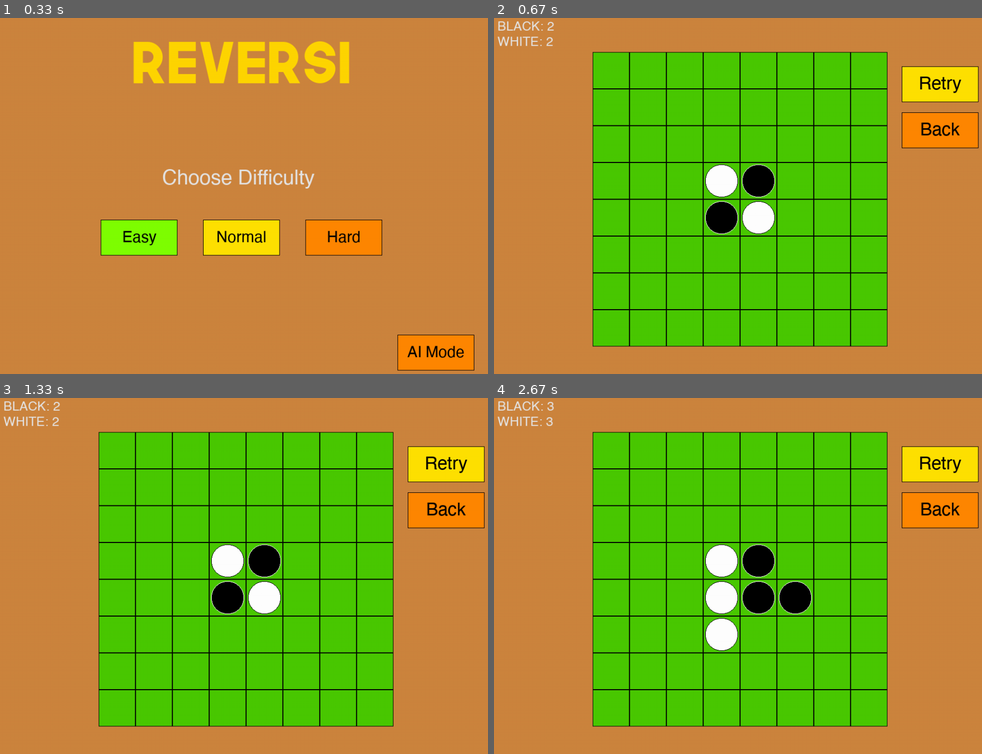
Above: before the commit, frames 1-4 (two rows, left to right).
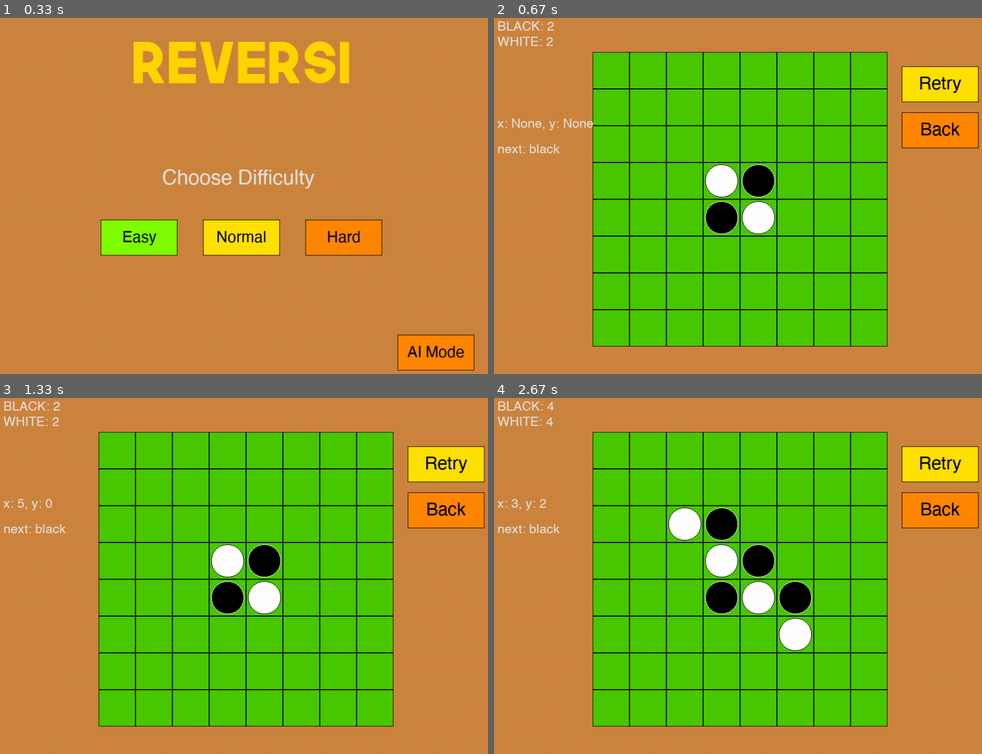
Above: after the commit, the same moments.

Repository: FermatPredictor/simple_ai_chess_algorithm
Game: pygame game, started from Pygame_chess/黑白棋/ui.py
Two runs of this game, one before a commit and one after it. Both use one fixed random seed, a clock stepped at 60 frames per second and the inputs below.
Inputs (mouse positions are in pixels of both pictures, inside the frame that each line leads up to):
- Up to frame 1 (0.33 s): no input
- Up to frame 2 (0.67 s): click (630, 238) at 0.38 s
- Up to frame 3 (1.33 s): click (117, 451) at 0.72 s; click (317, 451) at 1.05 s
- Up to frame 4 (2.67 s): click (796, 611) at 1.38 s; click (747, 454) at 1.72 s; click (713, 675) at 2.05 s; click (723, 515) at 2.38 s

Frame 1 is identical in both runs. In frame 2, 0.3% of the frame differs, in the area x 0-21%, y 28-38%; in frame 3, 0.2%; in frame 4, 3.3%, in the area x 0-66%, y 1-72%.

Commit message:
refine the pygame reversi code(not complete)

Diff:
--- a/Game_chess/reversi_alpha_beta.py
+++ b/Game_chess/reversi_alpha_beta.py
@@ -99,16 +99,27 @@
     通過 https://www.hackerrank.com/challenges/reversi/problem 的測試
     平均每秒搜索6000個節點，效能可能有待改善
     """
-    play_color = 1
-    board = [[0,0,0,0,0,0,0,0],
-             [0,0,0,0,0,0,0,0],
-             [0,0,0,1,0,0,0,0],
-             [0,0,2,2,2,2,0,0],
-             [0,0,0,1,2,0,0,0],
-             [0,0,0,0,0,0,0,0],
-             [0,0,0,0,0,0,0,0],
-             [0,0,0,0,0,0,0,0]]
+    play_color = 2
+    # board = [[0,0,0,0,0,0,0,0],
+    #          [0,0,0,0,0,0,0,0],
+    #          [0,0,0,1,0,0,0,0],
+    #          [0,0,2,2,2,2,0,0],
+    #          [0,0,0,1,2,0,0,0],
+    #          [0,0,0,0,0,0,0,0],
+    #          [0,0,0,0,0,0,0,0],
+    #          [0,0,0,0,0,0,0,0]]
+    """
+    待debug，碰到特殊情形輪空規則時，ai會掛掉
+    """
+    board = [[2,2,2,2,2,2,2,2],
+             [1,1,1,1,2,1,2,2],
+             [1,1,2,2,2,2,1,2],
+             [0,1,1,2,2,1,2,2],
+             [0,1,1,2,1,2,2,2],
+             [1,1,2,2,2,2,2,2],
+             [1,1,1,1,1,2,0,2],
+             [2,2,2,2,2,2,0,0]]
     state = State(board, play_color)
     game = Reversi(8,8)
-    AI = MinimaxABAgent(7, play_color, game, state)
+    AI = MinimaxABAgent(2, play_color, game, state)
     result = AI.choose_action()
--- a/Pygame_chess/黑白棋/aifunc.py
+++ b/Pygame_chess/黑白棋/aifunc.py
@@ -1,89 +1,86 @@
-import math
+import time
 import random
-import copy
-import reversifunc as rf
-import globalvar as gv
 
-# the weights of board, big positive value means top priority for opponent
-weights = [[ 100, -20,  10,   5,   5,  10, -20, 100],
-           [ -20, -50,  -2,  -2,  -2,  -2, -50, -20],
-           [  10,  -2,   1,   1,   1,   1,  -2,  10],
-           [   5,  -2,   1,   1,   1,   1,  -2,   5],
-           [   5,  -2,   1,   1,   1,   1,  -2,   5],
-           [  10,  -2,   1,   1,   1,   1,  -2,  10],
-           [ -20, -50,  -2,  -2,  -2,  -2, -50, -20],
-           [ 100, -20,  10,   5,   5,  10, -20, 100]]
+""" ref: https://www.mygreatlearning.com/blog/alpha-beta-pruning-in-ai/ """
+class MinimaxABAgent:
+    """
+    alpha beta 演算法模版，
+    用途是只要定義好遊戲規則，
+    ai就會透過此演算法計算最佳行動(棋步)
 
-# evaluate score of the opponent for minimax algorithm, based on mobility and positioning of disks
-def evalScore(board, turn):
-    score = 0
+    必要定義的物件:
+    * state: 類似指標可以inplace修改的物件
+    * game
+       - def getValidMoves(self, state): 回傳一個字典，key值是行動，value是一個action_key，用來走棋或還原state
+       - def evaluation_function(self, state, player_color): 回傳此盤面對「player_color」來說的分數，盤面愈好分數愈高
+       - def is_terminal(self, state): 判斷一場遊戲是否已經結束
+       - def makeMove(self, state, action_key): 自定義action_key行動
+       - def unMakeMove(self, state, action_key): 此函數的用意是state可以還原，就只需創建一次，避免需要大量複製state而耗時
+    """
 
-    if turn == gv.P1:
-        opp = gv.P2
-    elif turn == gv.P2:
-        opp = gv.P1
+    def __init__(self, max_depth, player_color, game, state):
+        """
+        Initiation
+        Parameters
+        ----------
+        max_depth : int
+            The max depth of the tree
+        player_color : int(usually 1 or 2, 0 for empty grid)
+            The player's index as MAX in minimax algorithm
+        """
+        self.max_depth = max_depth
+        self.player_color = player_color
+        self.game = game
+        self.state = state
+        self.node_expanded = 0
 
-    # positioning of disks
-    for x in range(8):
-        for y in range(8):
-            if board[x][y] == turn:
-                score += weights[x][y]
-            elif board[x][y] == opp:
-                score -= weights[x][y]
+    def choose_action(self):
+        """ 回傳(行動, state) """
+        self.node_expanded = 0
 
-    return score
+        start_time = time.time()
 
-# minimax algorithm with alpha-beta pruning; opponent is maximizing and player is minimizing
-def miniMax(board, depth, alpha, beta, isMaxPlayer, turn):
-    bestMove = None
+        print("MINIMAX AB : Wait AI is choosing")
+        list_action = self.game.getValidMoves(self.state)
+        eval_score, selected_key_action = self._minimax(0,True,float('-inf'),float('inf'))
+        print(f"MINIMAX : Done, eval = {eval_score}, expanded {self.node_expanded} nodes")
+        eval_time = max(0.00001, time.time() - start_time)
+        print(f"--- {eval_time} seconds ---, avg: {self.node_expanded/eval_time} (explode_node per seconds)")
+        self.game.makeMove(self.state, list_action[selected_key_action])
+        return (selected_key_action, self.state)
 
-    if turn == gv.P1:
-        opp = gv.P2
-    elif turn == gv.P2:
-        opp = gv.P1
+    def _minimax(self, current_depth, is_max_turn, alpha, beta):
 
-    if depth == 0 or len(rf.getValidMoves(board, turn)) == 0:
-        return evalScore(board, turn), 1
+        self.node_expanded += 1
 
-    # opponent's turn
-    if isMaxPlayer:
-        maxValue = -math.inf
-        moves = rf.getValidMoves(board, turn)
+        if current_depth == self.max_depth or self.game.is_terminal(self.state):
+            return self.game.evaluation_function(self.state, self.player_color), ""
 
-        if len(moves) > 0:
-            random.shuffle(moves)
+        possible_action = self.game.getValidMoves(self.state)
+        key_of_actions = list(possible_action.keys())
 
-        for aMove in moves:
-            tempBoard = copy.deepcopy(board)
-            tempBoard = rf.makeMove(tempBoard, turn, aMove[0], aMove[1])
-            curScore, move = miniMax(tempBoard, depth-1, alpha, beta, False, turn)
+        random.shuffle(key_of_actions) #randomness
+        best_value = float('-inf') if is_max_turn else float('inf')
+        action_target = ""
+        for action_key in key_of_actions:
 
-            if curScore > maxValue:
-                maxValue = curScore
-                bestMove = aMove
+            self.game.makeMove(self.state, possible_action[action_key])
+            eval_child, action_child = self._minimax(current_depth+1, not is_max_turn, alpha, beta)
+            self.game.unMakeMove(self.state, possible_action[action_key])
 
-            alpha = max(alpha, maxValue)
-            if alpha >= beta:
-                break
+            max_condition = is_max_turn and best_value < eval_child
+            min_condition = (not is_max_turn) and best_value > eval_child
 
-        return maxValue, bestMove
+            if max_condition or min_condition:
+                best_value = eval_child
+                action_target = action_key
 
-    # player's turn
-    else:
-        minValue = math.inf
-        moves = rf.getValidMoves(board, opp)
+                if max_condition:
+                    alpha = max(alpha, best_value)
+                else:
+                    beta = min(beta, best_value)
 
-        for aMove in moves:
-            tempBoard = copy.deepcopy(board)
-            tempBoard = rf.makeMove(tempBoard, opp, aMove[0], aMove[1])
-            curScore, move = miniMax(tempBoard, depth-1, alpha, beta, True, turn)
+                if beta <= alpha:
+                    break
 
-            if curScore < minValue:
-                minValue = curScore
-                bestMove = aMove
-
-            beta = min(beta, minValue)
-            if alpha >= beta:
-                break
-
-        return minValue, bestMove
+        return best_value, action_target
--- a/Pygame_chess/黑白棋/reversifunc.py
+++ b/Pygame_chess/黑白棋/reversifunc.py
@@ -1,75 +1,136 @@
 import random
 import globalvar as gv
-
-# 寫黑白棋遊戲的基本邏輯，棋子共'X','O'兩種
+from aifunc import MinimaxABAgent
+
+class State():
+    """
+    記錄棋盤資訊，及下一步換誰下
+    player_color : int(usually 1 or 2, 0 for empty grid)
+    """
+    def __init__(self, board, playerColor):
+        self.board = board
+        self.playerColor = playerColor
+
+    def opp_color(self):
+        return 3^self.playerColor
+
+# the weights of board, big positive value means top priority for opponent
+weights = [[ 100, -20,  10,   5,   5,  10, -20, 100],
+           [ -20, -50,  -2,  -2,  -2,  -2, -50, -20],
+           [  10,  -2,   1,   1,   1,   1,  -2,  10],
+           [   5,  -2,   1,   1,   1,   1,  -2,   5],
+           [   5,  -2,   1,   1,   1,   1,  -2,   5],
+           [  10,  -2,   1,   1,   1,   1,  -2,  10],
+           [ -20, -50,  -2,  -2,  -2,  -2, -50, -20],
+           [ 100, -20,  10,   5,   5,  10, -20, 100]]
+
+
 class Reversi():
     def __init__(self, height, width):
         self.width = width
         self.height = height
-        self.board = [[' ']*self.height for i in range(self.width)]
-
-    # 初始化棋盤
-    def iniBoard(self):
-        for i in range(self.width):
-            for j in range(self.height):
-                self.board[i][j]=' '
-        W, H = self.width//2 , self.height//2
-        self.board[W-1][H-1]='X'
-        self.board[W-1][H]='O'
-        self.board[W][H-1]='O'
-        self.board[W][H]='X'
 
     def isOnBoard(self, x, y):
         return 0 <= x < self.width and 0 <= y < self.height
 
-    #檢查tile放在某個座標是否為合法棋步，如果是則回傳被翻轉的棋子
-    def isValidMove(self, tile, xstart, ystart):
-        if not self.isOnBoard(xstart, ystart) or self.board[xstart][ystart]!=' ':
-            return []
-        self.board[xstart][ystart] = tile # 暫時放置棋子
-        otherTile = 'O'  if tile == 'X' else 'X'
-        tilesToFlip = [] # 合法棋步
+    #檢查tile放在某個座標是否為合法棋步，如果是則回傳翻轉的對手棋子
+    def isValidMove(self, state, xstart, ystart):
+        if not self.isOnBoard(xstart, ystart) or state.board[xstart][ystart]!=0:
+            return False
+        tile, opp_tile = state.playerColor , state.opp_color()
+        tilesToFlip = []
         dirs = [[0, 1], [1, 1], [1, 0], [1, -1], [0, -1], [-1, -1], [-1, 0], [-1, 1]] # 定義八個方向
         for xdir, ydir in dirs:
             x, y = xstart+xdir, ystart+ydir
-            while self.isOnBoard(x, y) and self.board[x][y] == otherTile:
-                x += xdir
-                y += ydir
+            while self.isOnBoard(x, y) and state.board[x][y] == opp_tile:
+                x, y = x+xdir, y+ydir
                 # 夾到對手的棋子了，回頭記錄被翻轉的對手棋子
-                if self.isOnBoard(x, y) and self.board[x][y] == tile:
-                    while True:
-                        x -= xdir
-                        y -= ydir
-                        if x == xstart and y == ystart:
-                            break
+                if self.isOnBoard(x, y) and state.board[x][y] == tile:
+                    x, y = x-xdir, y-ydir
+                    while not (x == xstart and y == ystart):
                         tilesToFlip.append([x, y])
-
-        self.board[xstart][ystart] = ' ' # 重設為空白
-        return tilesToFlip
-
-    # 若將tile放在xstart, ystart是合法行動，放置棋子
-    # 回傳被翻轉的棋子(用來電腦算棋時可以把棋子翻回來)
-    def makeMove(self, tile, xstart, ystart):
-        tilesToFlip = self.isValidMove(tile, xstart, ystart)
+                        x, y = x-xdir, y-ydir
         if tilesToFlip:
-            self.board[xstart][ystart] = tile
-            for x, y in tilesToFlip:
-                self.board[x][y] = tile
-        return tilesToFlip
-
-    # 回傳現在盤面輪到tile走的所有合法棋步
-    def getValidMoves(self, tile):
-        return [[x, y] for x in range(self.width) for y in range(self.height) if self.isValidMove(tile, x, y)]
+            return [[xstart, ystart]] + tilesToFlip
+        return False
+
+
+    def makeMove(self, state, action_key):
+        for x, y in action_key:
+            state.board[x][y] = state.playerColor
+        state.playerColor = state.opp_color()
+
+    def unMakeMove(self, state, action_key):
+        place_x, place_y = action_key[0]
+        state.board[place_x][place_y] = 0
+        for x, y in action_key[1:]:
+            state.board[x][y] = state.playerColor
+        state.playerColor = state.opp_color()
+
+
+    def getValidMoves(self, state):
+        moves = {(x, y):self.isValidMove(state, x,y) for x in range(self.width) for y in range(self.height)}
+        return {k:v for k,v in moves.items() if v}
+
+    def evaluation_function(self, state, tile):
+        # for 8*8 的計分
+        score = 0
+        opp = 3-tile
+        for x in range(8):
+            for y in range(8):
+                if state.board[x][y] == tile:
+                    score += weights[x][y]
+                elif state.board[x][y] == opp:
+                    score -= weights[x][y]
+        return score
+
+    def is_terminal(self, state):
+        if not self.getValidMoves(state):
+            state.playerColor = state.opp_color()
+            if not self.getValidMoves(state):
+                state.playerColor = state.opp_color()
+                return True
+            state.playerColor = state.opp_color()
+        return False
+
+
+class Reversi_Gmae():
+    def __init__(self):
+        self.game = Reversi(8,8)
+        self.width, self.height = 8,8
+        board = [[0]*8 for _ in range(8)]
+        board[3][3], board[3][4] = 2, 1
+        board[4][3], board[4][4] = 1, 2
+        self.state = State(board, 1)
+
+    def make_move(self, x, y):
+        valid_moves = self.game.getValidMoves(self.state)
+        if (x,y) in valid_moves:
+            self.game.makeMove(self.state, valid_moves[(x,y)])
+
+    def get_board(self):
+        return self.state.board
+
+    def get_turn(self):
+        return self.state.playerColor
+
+    def is_terminal(self):
+        return self.game.is_terminal(self.state)
 
     # 計算當前比分
     def getScoreOfBoard(self)-> dict:
-        scores = {'X':0, 'O':0}
+        scores = {1:0, 2:0}
         for x in range(self.width):
             for y in range(self.height):
-                tile = self.board[x][y]
+                tile = self.state.board[y][x]
                 if tile in scores:
                     scores[tile] += 1
-        return scores
+        return scores[1], scores[2]
+
+    def ai_action(self):
+        AI = MinimaxABAgent(3, self.get_turn(), self.game, self.state)
+        AI.choose_action()
+
 
 # initialize the board to starting position
 def initializeBoard(board):
--- a/Pygame_chess/黑白棋/spriteclass.py
+++ b/Pygame_chess/黑白棋/spriteclass.py
@@ -54,14 +54,14 @@
         self.xInd = xInd
         self.yInd = yInd
         ini_sprite(self, tile_coord(xInd, yInd), pic_path= "sprites/tile.png")
-        if stone_type!='.':
-            disks = {'x': "sprites/b_disk.png", 'o':"sprites/w_disk.png"}
+        if stone_type!=0:
+            disks = {1: "sprites/b_disk.png", 2:"sprites/w_disk.png"}
             image = pygame.image.load(disks[stone_type])
             self.image.blit(image, (4,4))
 
     def update(self, stone_type):
-        disks = {'x': "sprites/b_disk.png", 'o':"sprites/w_disk.png"}
-        if stone_type!='.':
+        disks = {1: "sprites/b_disk.png", 2:"sprites/w_disk.png"}
+        if stone_type!=0:
             image = pygame.image.load(disks[stone_type])
             self.image.blit(image, (4,4))
 
--- a/Pygame_chess/黑白棋/ui.py
+++ b/Pygame_chess/黑白棋/ui.py
@@ -6,6 +6,7 @@
 import aifunc as af
 
 import math
+import time
 
 # 創建顏色(三個參數為RGB)
 GREEN = (128,255,0)
@@ -104,43 +105,29 @@
 
 # gameplay
 def InGame():
-    curBoard = [['.' for x in range(8)] for y in range(8)]
-    noMoves = 0
-    curBoard = rf.initializeBoard(curBoard)
-    curTurn = gv.P1
+    game = rf.Reversi_Gmae()
+    #curBoard = [['.' for x in range(8)] for y in range(8)]
+    #noMoves = 0
+    #curBoard = rf.initializeBoard(curBoard)
+   # curTurn = gv.P1
 
     texts = pygame.sprite.Group()
     buttons = pygame.sprite.Group()
-    ui_board = sc.chessBoard(curBoard)
+    ui_board = sc.chessBoard(game.get_board())
 
     retryButton = sc.my_button((800, 100), (150, 70), YELLOW, (gv.HELV, 35, gv.BLACK, 'Retry'))
     backButton = sc.my_button((800, 190), (150, 70), ORANGE, (gv.HELV, 35, gv.BLACK, 'Back'))
     buttons.add(retryButton, backButton)
 
     blackScore, whiteScore = 2, 2
+    click_x, click_y = None, None
     while True:
         texts.empty()
-        if not(rf.getEmptyTiles(curBoard) == 0 or noMoves == 2):
-            validPos = rf.getValidMoves(curBoard, curTurn)
-            if len(validPos) > 0:
-                noMoves = 0
-                if curTurn == gv.P1 and gv.aiMode or curTurn == gv.P2 and gv.diff:
-                    depth = gv.aiPlay if curTurn == gv.P1 else gv.diff
-                    value, oppMove = af.miniMax(curBoard, depth, -math.inf, math.inf, True, curTurn)
-                    if oppMove in validPos:
-                        curBoard = rf.makeMove(curBoard, curTurn, oppMove[0], oppMove[1])
-                        curTurn = gv.P2 if curTurn == gv.P1 else gv.P1
-            else:
-                curTurn = gv.P2 if curTurn == gv.P1 else gv.P1
-                noMoves += 1
-
-        if noMoves>0:
-            TEXT = 'No moves for WHITE' if curTurn == gv.P1 else 'No moves for BLACK'
-            noText = sc.text(TEXT, gv.HELV, 25, (730, 10), gv.GREY)
-            texts.add(noText)
-
-        if rf.getEmptyTiles(curBoard) == 0 or noMoves == 2:
-
+        if not game.is_terminal():
+            pass
+            if game.get_turn()==1 and gv.aiMode or game.get_turn()==2:
+                game.ai_action()
+        else:
             if blackScore > whiteScore:
                 result = 'BLACK WIN!'
             elif blackScore < whiteScore:
@@ -153,17 +140,52 @@
             texts.add(gameOverText)
             texts.add(resultText)
 
+
+        # if not game.is_terminal():
+        #     validPos = rf.getValidMoves(curBoard, curTurn)
+        #     if len(validPos) > 0:
+        #         noMoves = 0
+        #         if curTurn == gv.P1 and gv.aiMode or curTurn == gv.P2 and gv.diff:
+        #             depth = gv.aiPlay if curTurn == gv.P1 else gv.diff
+        #             value, oppMove = af.miniMax(curBoard, depth, -math.inf, math.inf, True, curTurn)
+        #             if oppMove in validPos:
+        #                 curBoard = rf.makeMove(curBoard, curTurn, oppMove[0], oppMove[1])
+        #                 curTurn = gv.P2 if curTurn == gv.P1 else gv.P1
+        #     else:
+        #         curTurn = gv.P2 if curTurn == gv.P1 else gv.P1
+        #         noMoves += 1
+
+        # if noMoves>0:
+        #     TEXT = 'No moves for WHITE' if curTurn == gv.P1 else 'No moves for BLACK'
+        #     noText = sc.text(TEXT, gv.HELV, 25, (730, 10), gv.GREY)
+        #     texts.add(noText)
+
+        # if rf.getEmptyTiles(curBoard) == 0 or noMoves == 2:
+
+        #     if blackScore > whiteScore:
+        #         result = 'BLACK WIN!'
+        #     elif blackScore < whiteScore:
+        #         result = 'WHITE WIN!'
+        #     else:
+        #         result = 'DRAW!'
+
+        #     gameOverText = sc.text('Game OVER!', gv.HELV, 30, (10, 70), gv.BLACK)
+        #     resultText = sc.text(result, gv.NEXT, 30, (10, 100), gv.BLACK)
+        #     texts.add(gameOverText)
+        #     texts.add(resultText)
+
         for evg in pygame.event.get():
             if evg.type == pygame.QUIT:
                 pygame.display.quit()
 
             if evg.type == pygame.MOUSEBUTTONDOWN:
                 for aTile in sum(ui_board.tiles, []):
-                    if aTile.rect.collidepoint(pygame.mouse.get_pos()) and [aTile.xInd, aTile.yInd] in validPos and gv.aiMode == False:
-                        curBoard = rf.makeMove(curBoard, curTurn, aTile.xInd, aTile.yInd)
-                        curTurn = gv.P2 if curTurn == gv.P1 else gv.P1
-                        aiThink = sc.text('AI is thinking...', gv.HELV, 25, (770, 10), gv.GREY)
-                        texts.add(aiThink)
+                    if aTile.rect.collidepoint(pygame.mouse.get_pos()):
+                        click_x, click_y = aTile.xInd, aTile.yInd
+                        game.make_move(click_x, click_y)
+                        # curBoard = rf.makeMove(curBoard, curTurn, aTile.xInd, aTile.yInd)
+                        # curTurn = gv.P2 if curTurn == gv.P1 else gv.P1
+                        # aiThink = sc.text('AI is thinking...', gv.HELV, 25, (770, 10), gv.GREY)
 
                 if retryButton.rect.collidepoint(pygame.mouse.get_pos()):
                     InGame()
@@ -171,13 +193,15 @@
                 if backButton.rect.collidepoint(pygame.mouse.get_pos()):
                     Intro()
 
-        blackScore, whiteScore = rf.getScore(curBoard)
+        blackScore, whiteScore = game.getScoreOfBoard()
         blackText = sc.text(f'BLACK: {blackScore}', gv.HELV, 25, (10, 10), gv.GREY)
         whiteText = sc.text(f'WHITE: {whiteScore}', gv.HELV, 25, (10, 40), gv.GREY)
-        texts.add(blackText, whiteText)
+        clickText = sc.text(f'x: {click_x}, y: {click_y}', gv.HELV, 25, (10, 200), gv.GREY)
+        next_move_text = sc.text(f"next: {'black' if game.get_turn()==1 else 'white'}", gv.HELV, 25, (10, 250), gv.GREY)
+        texts.add(blackText, whiteText, clickText, next_move_text)
 
         screen.fill(gv.BROWN)
-        ui_board.update(curBoard)
+        ui_board.update(game.get_board())
         ui_board.draw(screen)
         buttons.draw(screen)
         texts.draw(screen)
